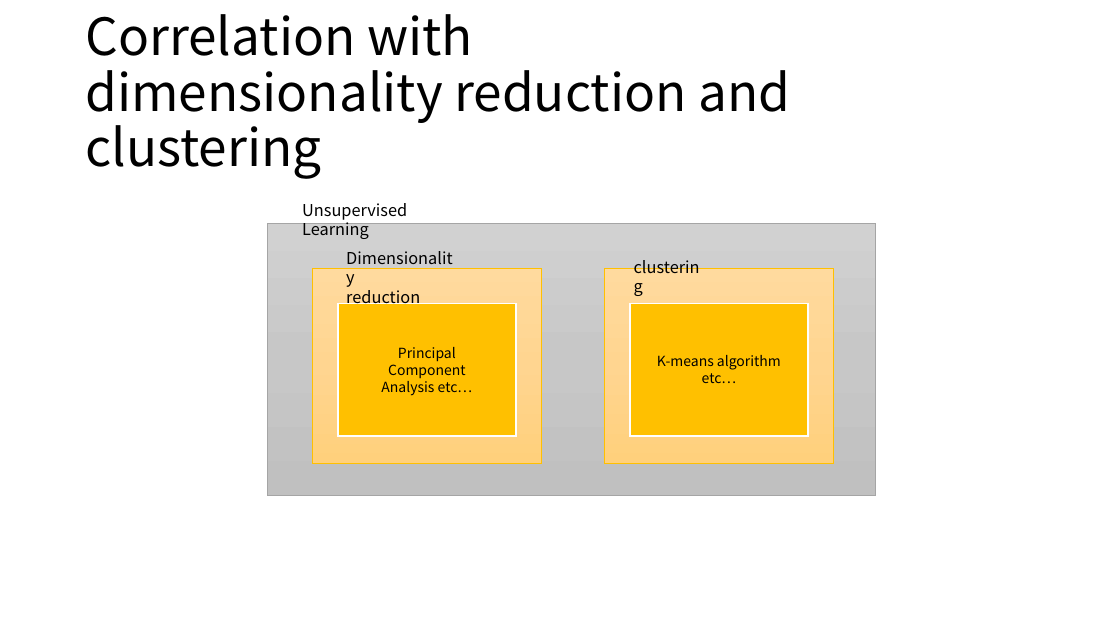
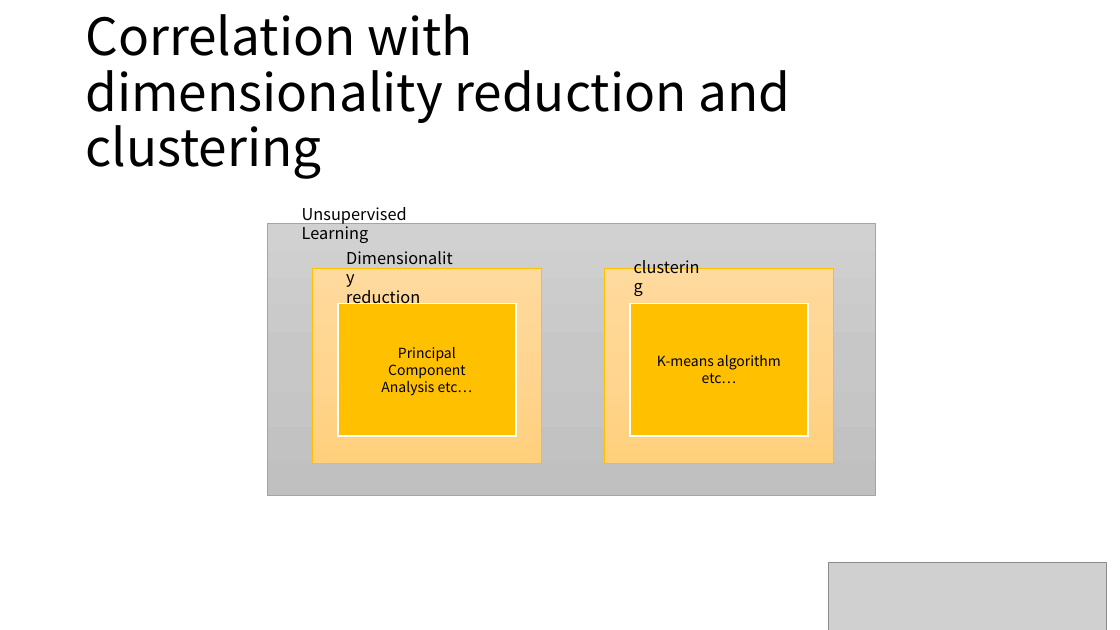
Before and after one commit to majorWallet/Machine_Learning_Algorithms_Library, a slide deck: slide 9 of 1-1_Introducing_MachineLearning.pptx. Drawn at 1120x630 pixels with LibreOffice and Linux fonts; fonts in the diff are those of the drawing; grey boxes stand for pictures. Boxes give left, top, right and bottom in pixels: in the first picture for what was removed or moved away, otherwise in the second. Text is boxed around its words. In the diff, an @@ line names an element or a change of style, - is before the commit and + after.

```diff
--- a/1-1_Introducing_MachineLearning.pptx
+++ b/1-1_Introducing_MachineLearning.pptx
@@ text "Unsupervised": place and size @@
-text "Unsupervised" at <box>302,203,407,239</box>
+text "Unsupervised" at <box>302,207,407,243</box>
@@ picture added at <box>828,563,1107,630</box> @@
```
Also in this commit, not shown: 10 other slides changed, 4 other files.
